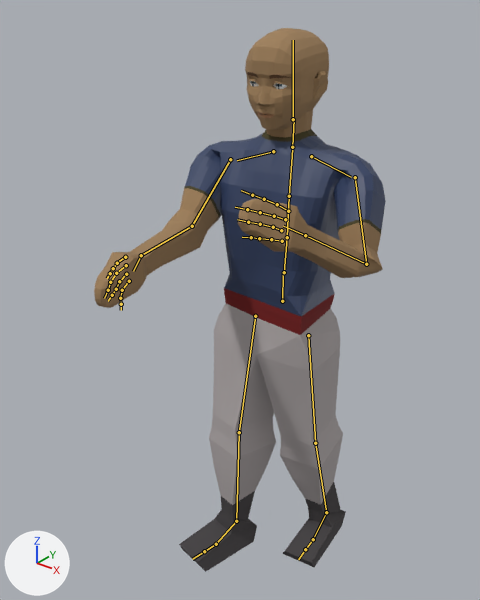
Renders of the glTF model client/public/Character models/new animations/ranging.glb from each side of a commit.
Before and after are seen from a 50 mm camera at (0.938, -1.325, 1.643) aimed at (-0.03, -0.115, 0.892). Lighting does not change. The marker at lower left points along +X, +Y and +Z. The older version comes first. Both versions are drawn at frame 9 of the action 'Armature.001Action'; the numbers are the values there. The bones that change, and the others that lie on the model, are drawn over the model as lines.

Names of what the first picture shows: 'main character'.
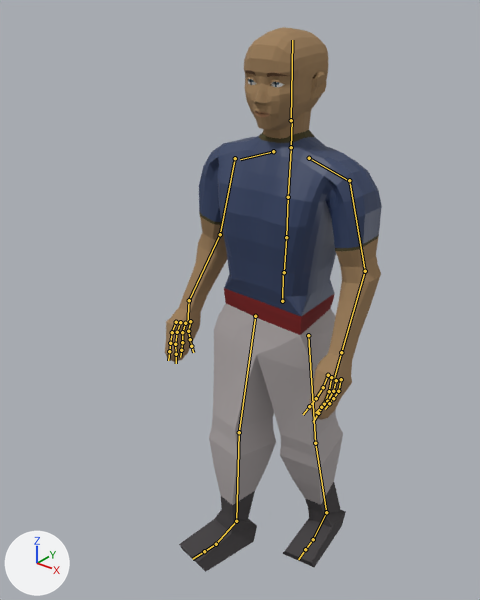
The edits, one by one:
Bone 'mixamorig:Spine' (bone_mixamorig_spine) turns from (-2, 8, 1) to (0, 0, 0) degrees about its own x, y and z.
Bone 'mixamorig:Head' (bone_mixamorig_head) turns from (5, -6, 0) to (1, 0, 0) degrees about its own x, y and z.
Bone 'mixamorig:LeftArm' (bone_mixamorig_leftarm) turns from (62, -30, 4) to (74, 4, -5) degrees about its own x, y and z.
Bone 'mixamorig:LeftForeArm' (bone_mixamorig_leftforearm) turns from (19, -19, 85) to (8, -1, 33) degrees about its own x, y and z.
Bone 'mixamorig:RightArm' (bone_mixamorig_rightarm) turns from (86, 49, -1) to (77, 0, 7) degrees about its own x, y and z.
Bone 'mixamorig:RightForeArm' (bone_mixamorig_rightforearm) turns from (1, -1, -31) to (3, 2, -23) degrees about its own x, y and z.

Pixel boxes (x1, y1, x2, y2) of what changed, in the pictures (480 x 600 px):
'main character', posed (26% narrower): before (94, 28, 386, 572); after (165, 27, 382, 572)
bone 'mixamorig:Spine', root to tip: before (284, 272) to (287, 237); after (284, 272) to (286, 237)
bone 'mixamorig:Head', root to tip: before (293, 119) to (293, 40); after (291, 120) to (292, 40)
bone 'mixamorig:LeftArm', root to tip: before (355, 177) to (366, 264); after (349, 180) to (365, 271)
bone 'mixamorig:LeftForeArm', root to tip: before (366, 264) to (305, 235); after (365, 271) to (341, 352)
bone 'mixamorig:RightArm', root to tip: before (230, 159) to (192, 226); after (235, 158) to (220, 234)
bone 'mixamorig:RightForeArm', root to tip: before (192, 226) to (141, 255); after (220, 234) to (189, 300)
